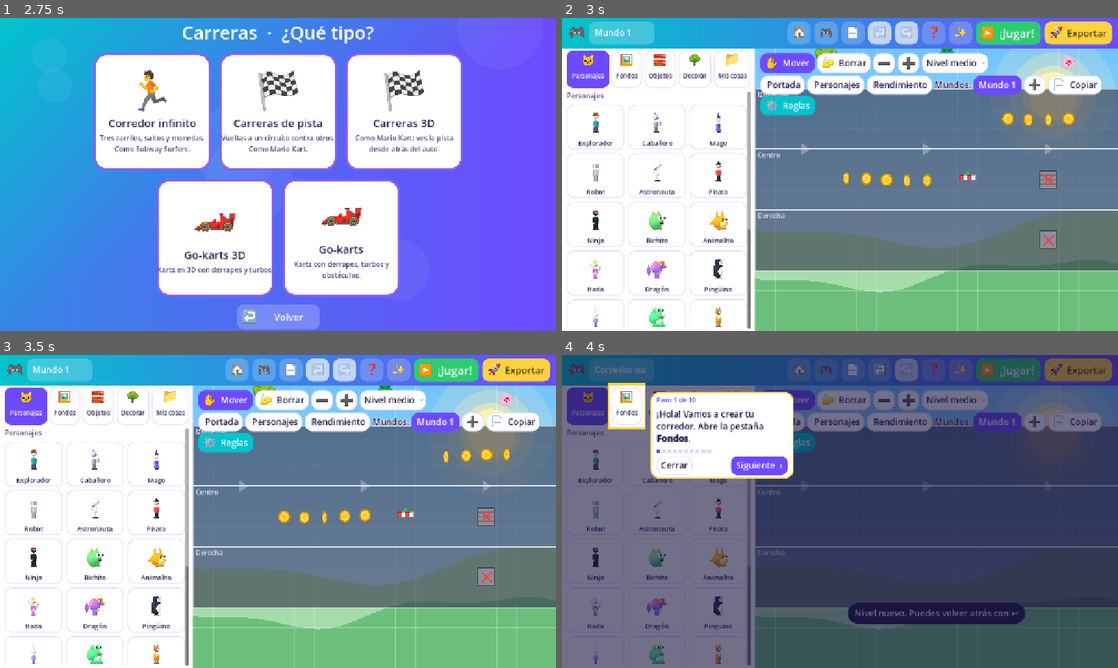
Above: before the commit, frames 1-4 (two rows, left to right).
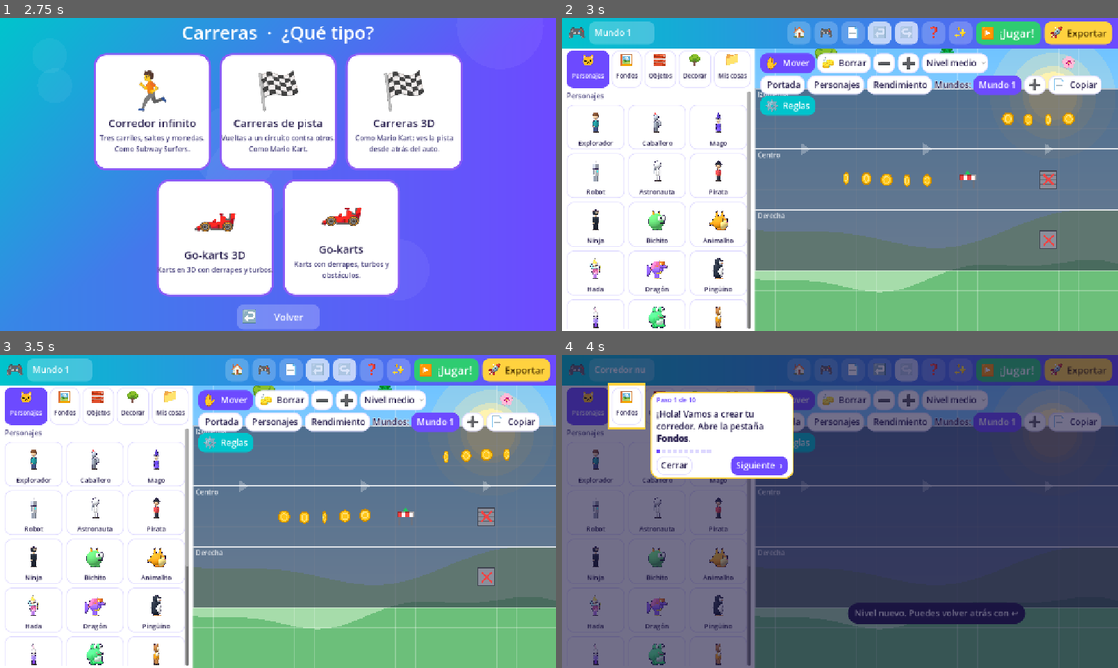
Above: after the commit, the same moments.

Repository: fdoahch-glitch/Atrapa-juegos-
Game: Godot game, scene res://arranque.tscn
The game is run twice, just before and just after one commit, with the same random seed, the same clock (stepped at 60 frames per second) and the same inputs.
Inputs (mouse positions are in pixels of both pictures, inside the frame that each line leads up to):
- Up to frame 1 (2.75 s): click "Empezar" at 0.5 s; click (116, 183) at 1.27 s; click (122, 111) at 2.02 s
- Up to frame 2 (3 s): click (712, 111) at 2.77 s
- Up to frame 3 (3.5 s): no input
- Up to frame 4 (4 s): click (851, 370) at 3.5 s

Frame 1 is identical in both runs. In frame 2, 0.4% of the frame differs, in the area x 5-30%, y 30-100%; in frame 3, 0.4%; in frame 4, 0.2%.

Commit message:
Dibujos de fábrica más nítidos (256 px, luces y contorno), cuello en humanoides y saltito en carreras 3D
Co-Authored-By: Claude Sonnet 5.5 <noreply@anthropic.com>
Claude-Session: https://claude.ai/code/session_01V7GrLYPoGQy1qX7x63m4eT

Diff:
--- a/proyecto/plantilla_juego/scripts/assets3d.gd
+++ b/proyecto/plantilla_juego/scripts/assets3d.gd
@@ -170,6 +170,7 @@
 		var av := _pivote(r, "brazo_i" if lado < 0 else "brazo_d", Vector3(lado * 0.31, 0.5 + alto_cuerpo - 0.12, 0))
 		f(av, "capsula", Vector3(0.14, 0.46, 0.14), cuerpo, Vector3(0, -0.2, 0))
 		f(av, "esfera", Vector3(0.14, 0.14, 0.14), piel, Vector3(0, -0.45, 0))
+	f(r, "capsula", Vector3(0.16, 0.3, 0.16), piel, Vector3(0, 0.5 + alto_cuerpo + 0.06, 0))   # cuello
 	f(r, "esfera", Vector3(0.42, 0.42, 0.42), piel, Vector3(0, 0.5 + alto_cuerpo + 0.28, 0))
 	for lado in [-1, 1]:
 		f(r, "esfera", Vector3(0.07, 0.09, 0.05), Color("1f1b2e"), Vector3(lado * 0.1, 0.5 + alto_cuerpo + 0.3, 0.19))
--- a/proyecto/plantilla_juego/scripts/hornear.gd
+++ b/proyecto/plantilla_juego/scripts/hornear.gd
@@ -21,14 +21,25 @@
 	env.background_mode = Environment.BG_CLEAR_COLOR
 	env.ambient_light_source = Environment.AMBIENT_SOURCE_COLOR
 	env.ambient_light_color = Color(1, 1, 1)
-	env.ambient_light_energy = 0.7
+	env.ambient_light_energy = 0.55
 	var we := WorldEnvironment.new()
 	we.environment = env
 	raiz.add_child(we)
 	var sol := DirectionalLight3D.new()
 	sol.rotation_degrees = Vector3(-45, -35, 0)
-	sol.light_energy = 1.0
+	sol.light_energy = 1.05
 	raiz.add_child(sol)
+	# luz de relleno suave por el otro lado y luz de contorno por detrás: da volumen y brillo
+	var relleno := DirectionalLight3D.new()
+	relleno.rotation_degrees = Vector3(-20, 140, 0)
+	relleno.light_energy = 0.35
+	relleno.light_color = Color(0.85, 0.9, 1.0)
+	raiz.add_child(relleno)
+	var borde := DirectionalLight3D.new()
+	borde.rotation_degrees = Vector3(-30, 200, 0)
+	borde.light_energy = 0.3
+	borde.light_color = Color(1.0, 0.95, 0.85)
+	raiz.add_child(borde)
 	var pivote := Node3D.new()
 	pivote.rotation_degrees.y = yaw
 	pivote.add_child(modelo)
--- a/proyecto/scripts/assets3d.gd
+++ b/proyecto/scripts/assets3d.gd
@@ -170,6 +170,7 @@
 		var av := _pivote(r, "brazo_i" if lado < 0 else "brazo_d", Vector3(lado * 0.31, 0.5 + alto_cuerpo - 0.12, 0))
 		f(av, "capsula", Vector3(0.14, 0.46, 0.14), cuerpo, Vector3(0, -0.2, 0))
 		f(av, "esfera", Vector3(0.14, 0.14, 0.14), piel, Vector3(0, -0.45, 0))
+	f(r, "capsula", Vector3(0.16, 0.3, 0.16), piel, Vector3(0, 0.5 + alto_cuerpo + 0.06, 0))   # cuello
 	f(r, "esfera", Vector3(0.42, 0.42, 0.42), piel, Vector3(0, 0.5 + alto_cuerpo + 0.28, 0))
 	for lado in [-1, 1]:
 		f(r, "esfera", Vector3(0.07, 0.09, 0.05), Color("1f1b2e"), Vector3(lado * 0.1, 0.5 + alto_cuerpo + 0.3, 0.19))
--- a/proyecto/scripts/hornear.gd
+++ b/proyecto/scripts/hornear.gd
@@ -21,14 +21,25 @@
 	env.background_mode = Environment.BG_CLEAR_COLOR
 	env.ambient_light_source = Environment.AMBIENT_SOURCE_COLOR
 	env.ambient_light_color = Color(1, 1, 1)
-	env.ambient_light_energy = 0.7
+	env.ambient_light_energy = 0.55
 	var we := WorldEnvironment.new()
 	we.environment = env
 	raiz.add_child(we)
 	var sol := DirectionalLight3D.new()
 	sol.rotation_degrees = Vector3(-45, -35, 0)
-	sol.light_energy = 1.0
+	sol.light_energy = 1.05
 	raiz.add_child(sol)
+	# luz de relleno suave por el otro lado y luz de contorno por detrás: da volumen y brillo
+	var relleno := DirectionalLight3D.new()
+	relleno.rotation_degrees = Vector3(-20, 140, 0)
+	relleno.light_energy = 0.35
+	relleno.light_color = Color(0.85, 0.9, 1.0)
+	raiz.add_child(relleno)
+	var borde := DirectionalLight3D.new()
+	borde.rotation_degrees = Vector3(-30, 200, 0)
+	borde.light_energy = 0.3
+	borde.light_color = Color(1.0, 0.95, 0.85)
+	raiz.add_child(borde)
 	var pivote := Node3D.new()
 	pivote.rotation_degrees.y = yaw
 	pivote.add_child(modelo)
--- a/proyecto/scripts/juego_carrera3d.gd
+++ b/proyecto/scripts/juego_carrera3d.gd
@@ -11,6 +11,9 @@
 var _autos_riv: Array = []
 var _monedas: Array = []
 var _construido := false
+var _alto := 0.0
+var _vy := 0.0
+var _turbo_ant := 0.0
 
 
 func iniciar(n: Dictionary, forzar_tactil: bool = false, mostrar_salir: bool = false) -> void:
@@ -122,7 +125,16 @@
 	if _auto == null:
 		return
 	var c := _centro() / float(T)
-	_auto.position = Vector3(c.x, 0.0, c.y)
+	# saltito al pisar un turbo
+	if _turbo > 1.1 and _turbo_ant < 0.6 and _alto <= 0.001:
+		_vy = 3.4
+	_turbo_ant = _turbo
+	if _alto > 0.0 or _vy > 0.0:
+		_vy -= 11.0 * delta
+		_alto = maxf(0.0, _alto + _vy * delta)
+		if _alto == 0.0:
+			_vy = 0.0
+	_auto.position = Vector3(c.x, _alto, c.y)
 	_auto.rotation = Vector3(0.0, -ang, 0.0)
 	_auto.visible = not (inv > 0.0 and int(t * 14.0) % 2 == 1)
 	for i in _autos_riv.size():
--- a/proyecto/tools/hornear_todo.gd
+++ b/proyecto/tools/hornear_todo.gd
@@ -16,8 +16,8 @@
 			es_enemigo = es_enemigo or e[0] == id
 		var yaw := 55.0 if es_pers else (-55.0 if es_enemigo else 22.0)
 		var m := Assets3D.construir(id)
-		var img: Image = await Hornear.foto(get_tree(), m, 384, yaw)
-		var spr := Hornear.a_sprite(img, 128)
+		var img: Image = await Hornear.foto(get_tree(), m, 768, yaw)
+		var spr := Hornear.a_sprite(img, 256)
 		spr.save_png("res://assets/modelos2d/%s.png" % id)
 		n += 1
 	print("modelos horneados: ", n)
Binary file changed: proyecto/assets/modelos2d/abeja.png
Binary file changed: proyecto/assets/modelos2d/ancla.png
Binary file changed: proyecto/assets/modelos2d/animalito.png
Binary file changed: proyecto/assets/modelos2d/antorcha.png
Binary file changed: proyecto/assets/modelos2d/arana.png
Binary file changed: proyecto/assets/modelos2d/arbol.png
Binary file changed: proyecto/assets/modelos2d/arbusto.png
Binary file changed: proyecto/assets/modelos2d/arco.png
Binary file changed: proyecto/assets/modelos2d/astronauta.png
Binary file changed: proyecto/assets/modelos2d/bandera.png
Binary file changed: proyecto/assets/modelos2d/barril.png
Binary file changed: proyecto/assets/modelos2d/bichito.png
(and 143 more such lines)
